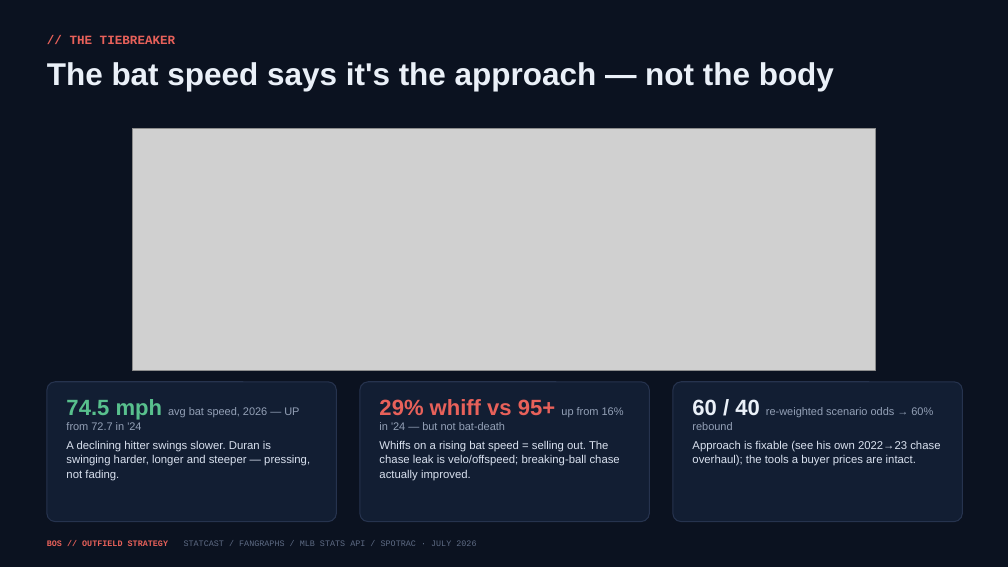
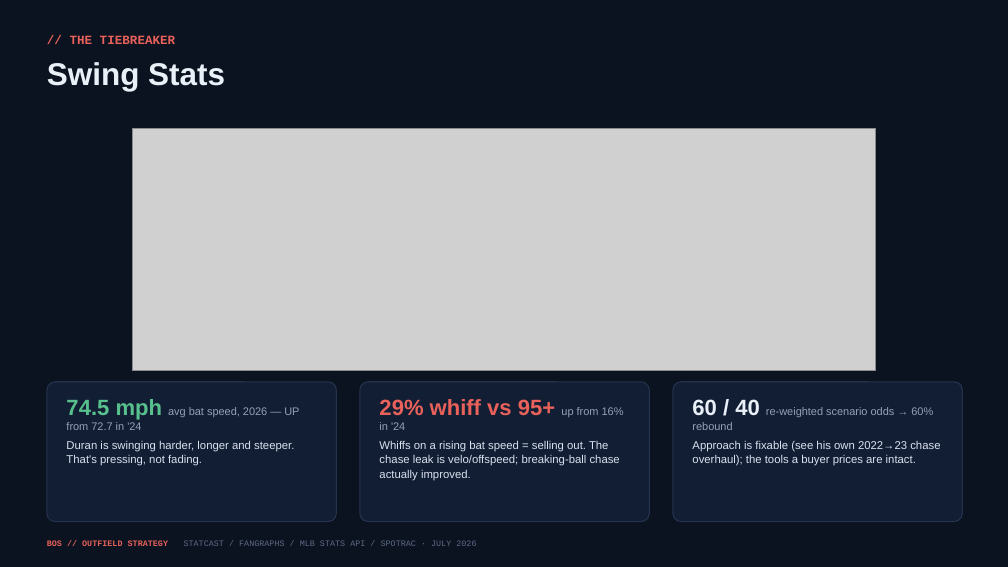
Before and after one commit to justinloo12/jarren-duran-outlier-analysis, a slide deck: slide 8 of outputs/Red_Sox_Outfield_Strategy.pptx. Drawn at 1008x567 pixels with LibreOffice and Linux fonts; fonts in the diff are those of the drawing; grey boxes stand for pictures. Boxes give left, top, right and bottom in pixels: in the first picture for what was removed or moved away, otherwise in the second. Text is boxed around its words. In the diff, an @@ line names an element or a change of style, - is before the commit and + after.

```diff
--- a/outputs/Red_Sox_Outfield_Strategy.pptx
+++ b/outputs/Red_Sox_Outfield_Strategy.pptx
@@ text at [47,62,225,91]: text changed @@
-The bat speed says it's the approach — not the body
+Swing Stats
@@ text at [379,399,624,430]: text changed @@
-29% whiff vs 95+ up from 16% in '24 — but not bat-death
+29% whiff vs 95+ up from 16% in '24
@@ text at [66,440,294,466]: text changed @@
-A declining hitter swings slower. Duran is swinging harder, longer and steeper — pressing, not fading.
+Duran is swinging harder, longer and steeper. That's pressing, not fading.
```
Also in this commit, not shown: 14 other slides changed, 43 other files.
